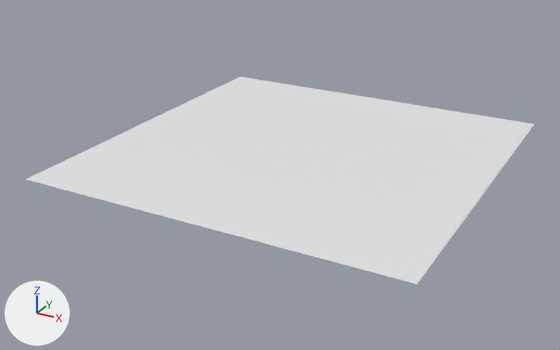
Renders of the Blender file scenes/garden.blend from each side of a commit.
Camera for both pictures: a camera (50 mm lens) standing at (17.5, -34.4, 15.4) and looking at (-1.0, -0.6, -1.5). The axes (+X, +Y, +Z) are drawn at lower left. The lights are the same throughout.
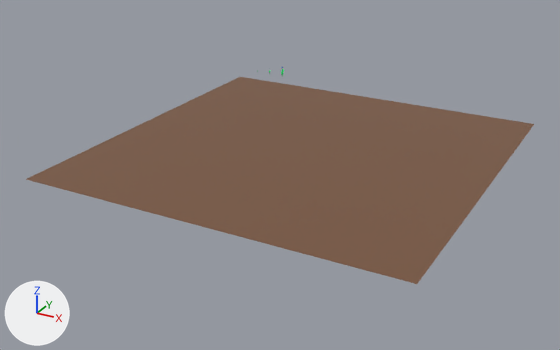
Where the newer file only moved an object's origin or applied its transform, the numbers keep the older frame.

Location of each change, (x1, y1, x2, y2) in pixels of the pictures (560 x 350 px):
'Plane', recoloured (white to brown)
    both: (26, 77, 534, 284)

What changed in the scene script:
```text
Add mat_material:
    mat_material = principled_material('Material')
    mat_material.base_color = (0.193, 0.093, 0.0483)  # brown #7a563e
Change me_plane:
    where me_plane.from_pydata(...)  # 4 vertices, 1 face; spans x -1.0..1.0, y -1.0..1.0, z 0.0
    add me_plane.materials.append(mat_material)  # brown #7a563e
```
